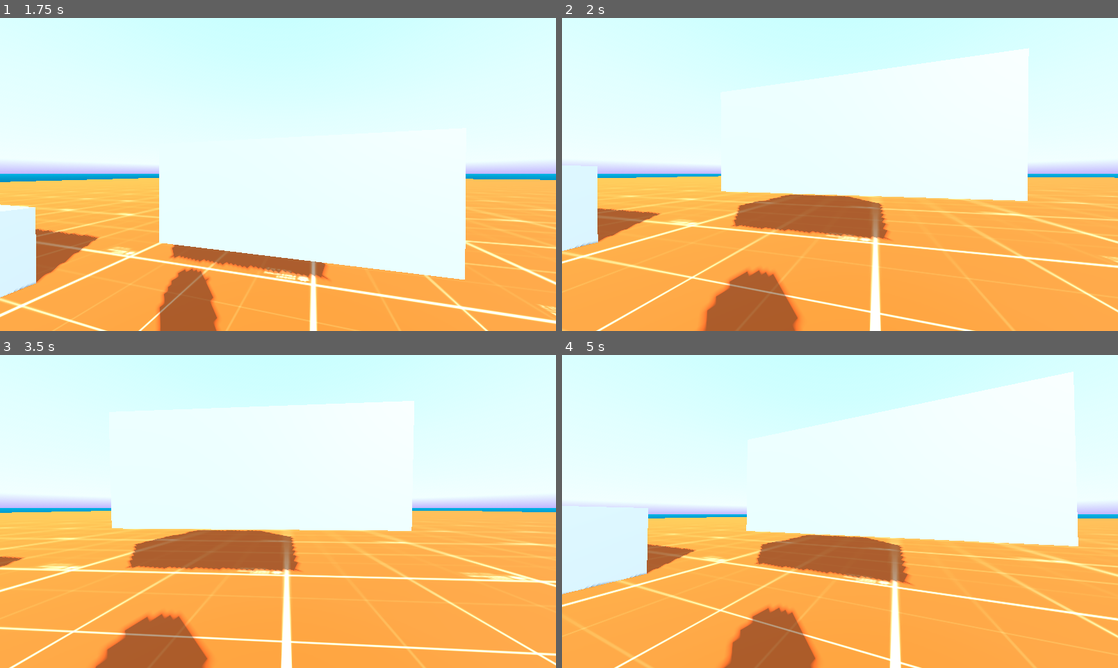
Above: before the commit, frames 1-4 (two rows, left to right).
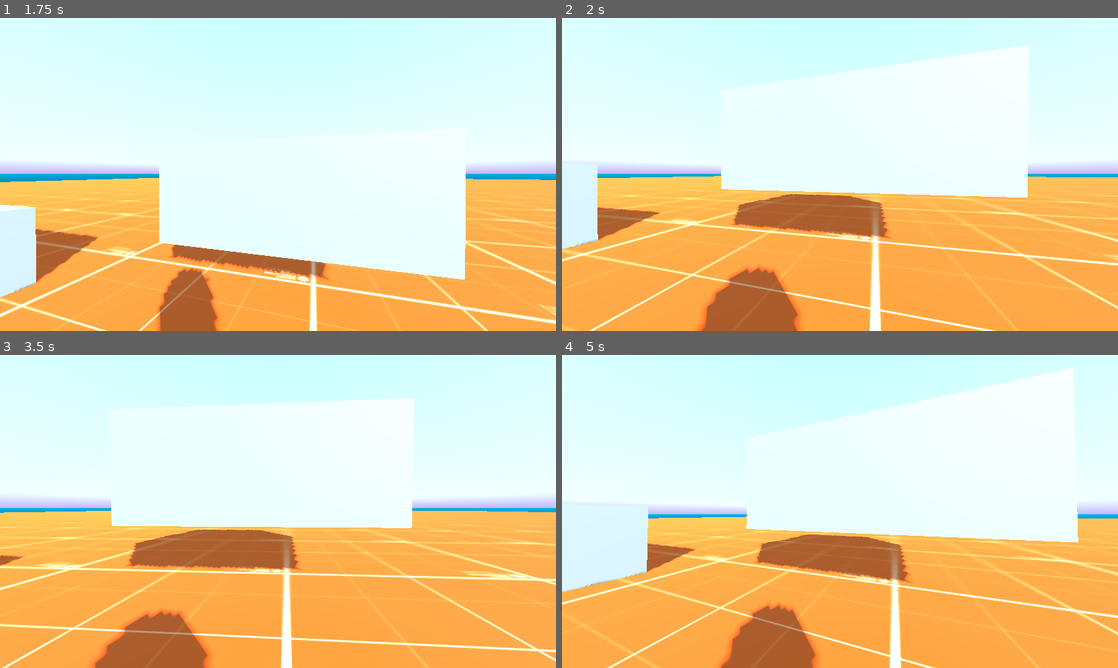
Above: after the commit, the same moments.

Repository: init-Sense/octant
Game: Godot game, scene res://scenes/octagon.tscn
Same seed, same stepped clock (60 frames per second), same inputs: the game is played once before the commit and once after it. A sky picture missing from this copy of the repository is replaced by a grey-blue gradient.
Inputs (mouse positions are in pixels of both pictures, inside the frame that each line leads up to):
- Up to frame 1 (1.75 s): tap Enter at 0.5 s; move the mouse to (305, 174) at 0.52 s; hold Q (debug_crouch_up) from 0.53 s (still down); tap Space (jump) at 0.6, 0.77, 1.07, 1.52, 1.55 s; move the mouse to (250, 174) at 1.27 s; tap Shift (sprint) at 1.35 s
- Up to frame 2 (2 s): keep holding Q (debug_crouch_up); tap Space (jump) at 1.82 s
- Up to frame 3 (3.5 s): keep holding Q (debug_crouch_up); move the mouse to (289, 505) at 2.02 s; tap Space (jump) at 2.1, 3.02, 3.05, 3.32 s; move the mouse to (272, 517) at 2.77 s; tap Shift (sprint) at 2.85 s
- Up to frame 4 (5 s): keep holding Q (debug_crouch_up); move the mouse to (878, 514) at 3.52 s; tap Space (jump) at 3.6, 3.77, 4.07, 4.52, 4.55, 4.82 s; move the mouse to (795, 508) at 4.27 s; tap Shift (sprint) at 4.35 s

Frame 1 is identical in both runs. In frame 2, 5.6% of the frame differs, in the area x 0-100%, y 8-100%; in frame 3, 6.2%, in the area x 0-100%, y 13-100%; in frame 4, 5.2%.

Commit message:
feat: Added head bob signal when landing after jumping

Diff:
--- a/scripts/player/head_bob.gd
+++ b/scripts/player/head_bob.gd
@@ -4,8 +4,8 @@
 @onready var player: CharacterBody3D = $"../.."
 @onready var camera: PlayerCamera3D = %Camera
 @onready var direction: PlayerMovement3D = %Direction
+@onready var jump: PlayerJump3D = %Jump
 #endregion
-
 
 #region VARIABLES
 const DEFAULT_AMPLITUDE: float = 0.1
@@ -14,15 +14,19 @@
 const FREQUENCY_FACTOR: float = 0.4
 const RESET_SPEED: float = 1.0
 const CAMERA_HEIGHT: float = 0.5
+const LANDING_IMPACT_AMPLITUDE: float = 0.05
+const LANDING_IMPACT_DURATION: float = 0.2
+const LANDING_RESET_SPEED: float = 2.0
 
 var bob_time: float = 0.0
 var current_offset: float = 0.0
 var current_amplitude: float = DEFAULT_AMPLITUDE
 var current_frequency: float = DEFAULT_FREQUENCY
-
 var is_bobbing: bool = false
+var landing_impact_time: float = 0.0
+var is_landing: bool = false
+var landing_offset: float = 0.0
 #endregion
-
 
 #region LIFECYCLE
 func _physics_process(delta: float) -> void:
@@ -31,9 +35,16 @@
 	elif is_bobbing:
 		smooth_reset_head_bob(delta)
 
-	camera.position.y = CAMERA_HEIGHT + current_offset
+	if is_landing:
+		apply_landing_impact(delta)
+	elif landing_offset != 0:
+		smooth_reset_landing_impact(delta)
+
+	camera.position.y = CAMERA_HEIGHT + current_offset + landing_offset
+
+func _ready() -> void:
+	jump.connect("landed", Callable(self, "on_player_landed"))
 #endregion
-
 
 #region HEAD BOB
 func apply_head_bob(delta: float) -> void:
@@ -41,17 +52,31 @@
 	bob_time += current_frequency * delta
 	current_offset = sin(bob_time) * current_amplitude
 
-
 func smooth_reset_head_bob(delta: float) -> void:
 	current_offset = move_toward(current_offset, 0, RESET_SPEED * delta)
-
 	if abs(current_offset) < 0.01:
 		bob_time = 0
 		current_offset = 0
 		is_bobbing = false
 
-
 func handle_bob_wave() -> void:
 	current_amplitude = DEFAULT_AMPLITUDE * direction.velocity_vector.length() * AMPLITUDE_FACTOR
 	current_frequency = DEFAULT_FREQUENCY * direction.velocity_vector.length() * FREQUENCY_FACTOR
 #endregion
+
+#region LANDING IMPACT
+func on_player_landed() -> void:
+	is_landing = true
+	landing_impact_time = 0.0
+
+func apply_landing_impact(delta: float) -> void:
+	landing_impact_time += delta
+	var impact_progress = landing_impact_time / LANDING_IMPACT_DURATION
+	landing_offset = -sin(impact_progress * PI) * LANDING_IMPACT_AMPLITUDE
+
+	if landing_impact_time >= LANDING_IMPACT_DURATION:
+		is_landing = false
+
+func smooth_reset_landing_impact(delta: float) -> void:
+	landing_offset = move_toward(landing_offset, 0, LANDING_RESET_SPEED * delta)
+#endregion
--- a/scripts/player/jump.gd
+++ b/scripts/player/jump.gd
@@ -22,6 +22,7 @@
 var jump_inertia: Vector2 = Vector2.ZERO
 #endregion
 
+signal landed
 
 #region LIFECYCLE
 func _physics_process(delta: float) -> void:
@@ -60,4 +61,5 @@
 	if player.is_jumping() and player.is_on_floor() and direction.velocity_vector.y <= 0:
 		player.set_no_action()
 		jump_inertia = Vector2.ZERO
+		emit_signal("landed")
 #endregion
